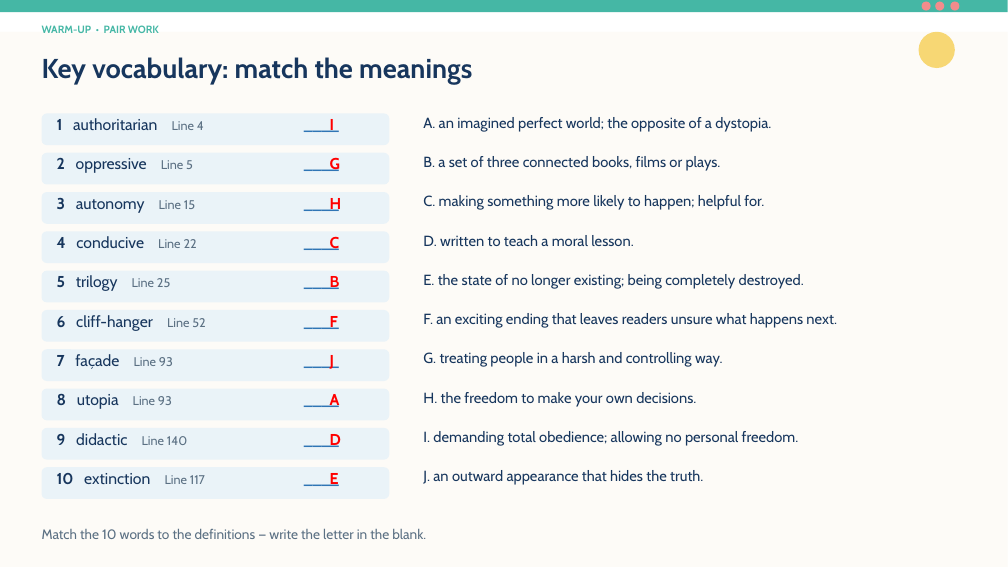
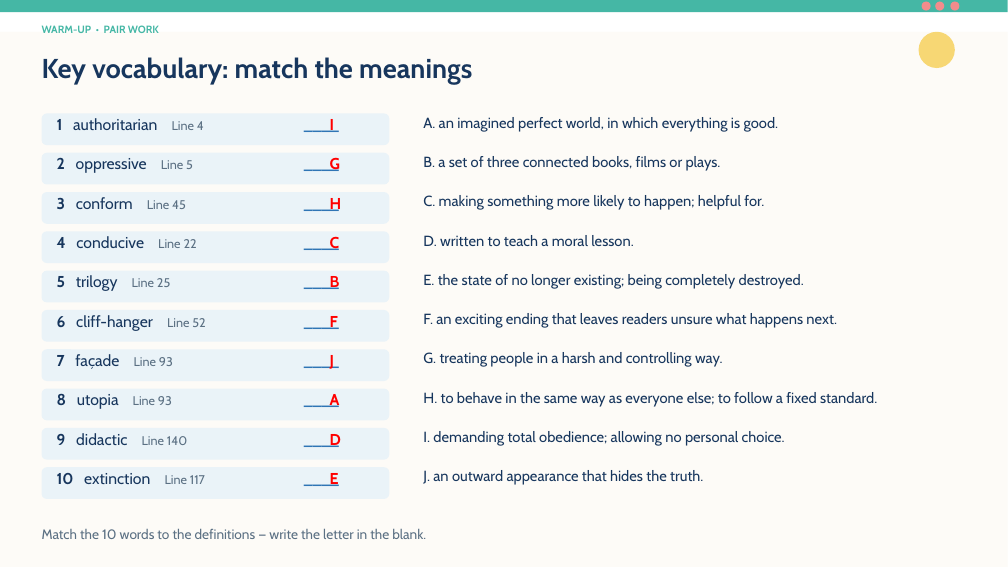
Before and after one commit to flyingbee2026/f6-sp-lesson6, a slide deck: slide 2 of F6_SP_Lesson_6_2013_Part_B2_Cloze_PPT.pptx. Drawn at 1008x567 pixels with LibreOffice and Linux fonts; fonts in the diff are those of the drawing. Boxes give left, top, right and bottom in pixels: in the first picture for what was removed or moved away, otherwise in the second. Text is boxed around its words. In the diff, an @@ line names an element or a change of style, - is before the commit and + after.

```diff
--- a/F6_SP_Lesson_6_2013_Part_B2_Cloze_PPT.pptx
+++ b/F6_SP_Lesson_6_2013_Part_B2_Cloze_PPT.pptx
@@ text at box(423, 117, 779, 132): text changed @@
-A. an imagined perfect world; the opposite of a dystopia.
+A. an imagined perfect world, in which everything is good.
@@ text at box(57, 197, 133, 209): text changed @@
-3 autonomy Line 15
+3 conform Line 45
@@ text at box(423, 392, 877, 407): text changed @@
-H. the freedom to make your own decisions.
+H. to behave in the same way as everyone else; to follow a fixed standard.
@@ text at box(423, 431, 785, 446): text changed @@
-I. demanding total obedience; allowing no personal freedom.
+I. demanding total obedience; allowing no personal choice.
```
Also in this commit, not shown: 2 other slides changed.
